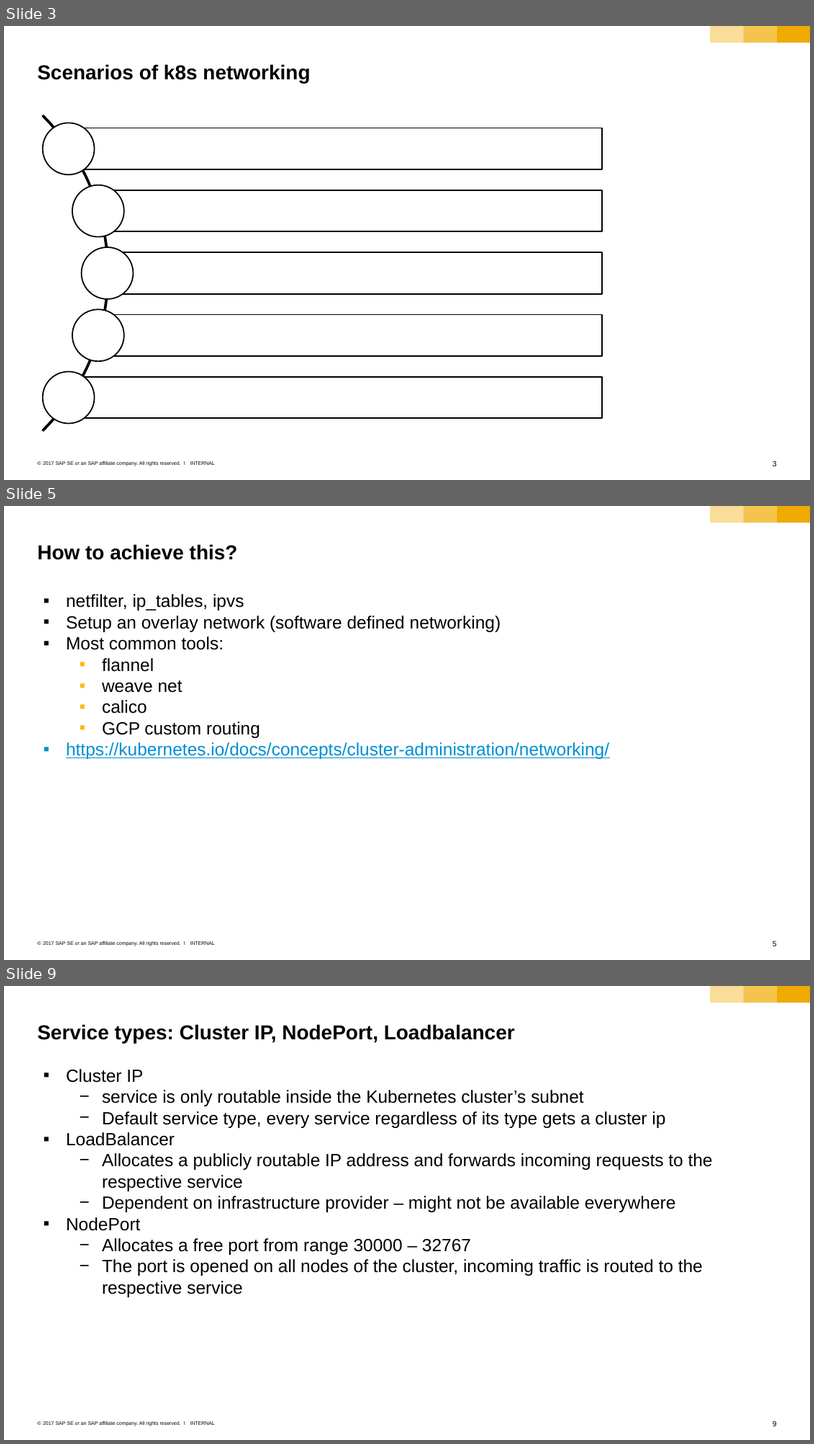
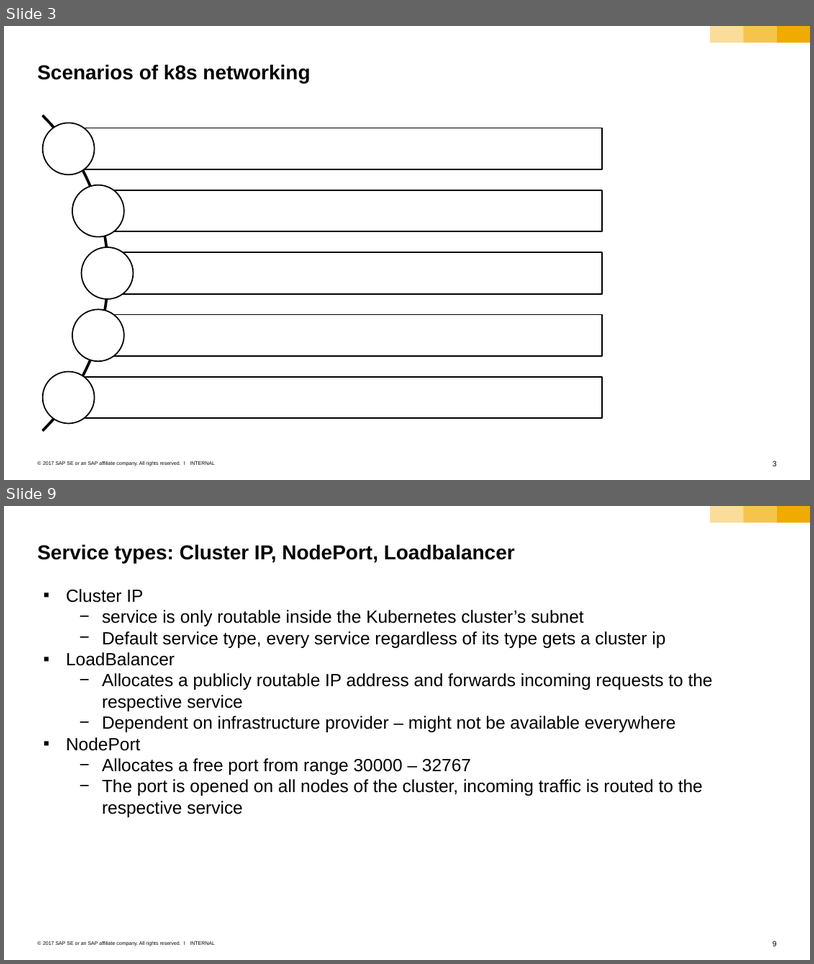
Before and after one commit to cuijiyao01/docker-k8s-training, a slide deck: kubernetes/04_networking_services.pptx. Shown one above the other, each under a label of ours: slides 3, 5 and 9 before the commit, slides 3 and 9 after it; the slides between them are not shown. The pictures are 814x1444 and 814x964 pixels, drawn with LibreOffice and Linux fonts; fonts in the diff are those of the drawing. Boxes give left, top, right and bottom in pixels: in the first picture for what was removed or moved away, otherwise in the second. Text is boxed around its words. In the diff, an @@ line names an element or a change of style, - is before the commit and + after.

```diff
--- a/kubernetes/04_networking_services.pptx
+++ b/kubernetes/04_networking_services.pptx
@@ slide 5 removed at bbox=[4, 506, 810, 960], background #FFFFFF; not listed: 6 template elements that a slide beside it also shows @@
@@ title removed at bbox=[37, 544, 238, 560] @@
-How to achieve this?
@@ text removed at bbox=[66, 594, 610, 759] @@
-▪ netfilter, ip_tables, ipvs
-▪ Setup an overlay network (software defined networking)
-▪ Most common tools:
-  ▪ flannel
-  ▪ weave net
-  ▪ calico
-  ▪ GCP custom routing
-▪ https://kubernetes.io/docs/concepts/cluster-administration/networking/
```
Also in this commit, not shown: 6 slides changed, 2 slides added, 1 other slide removed, 2 other files.
